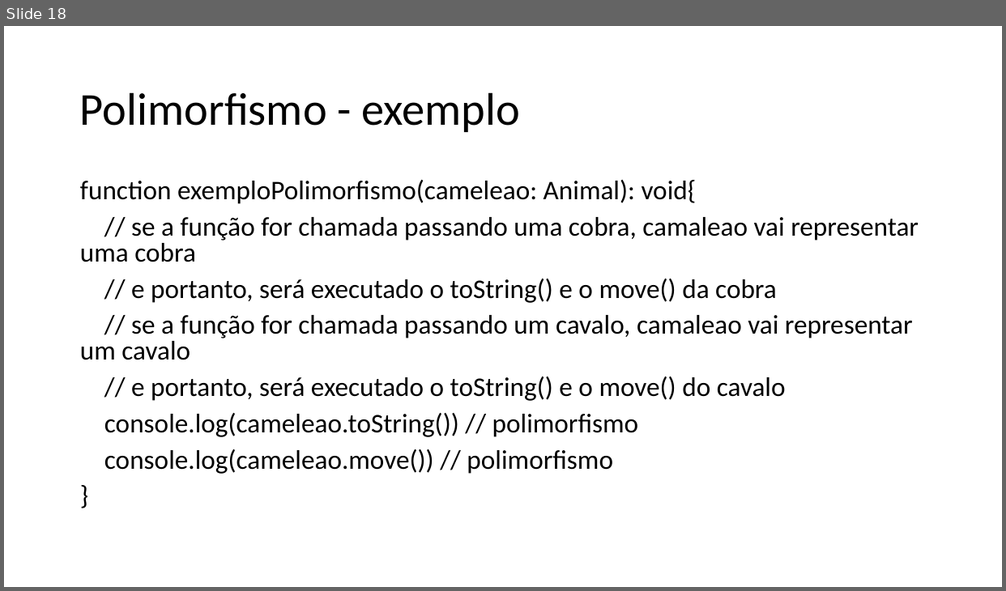
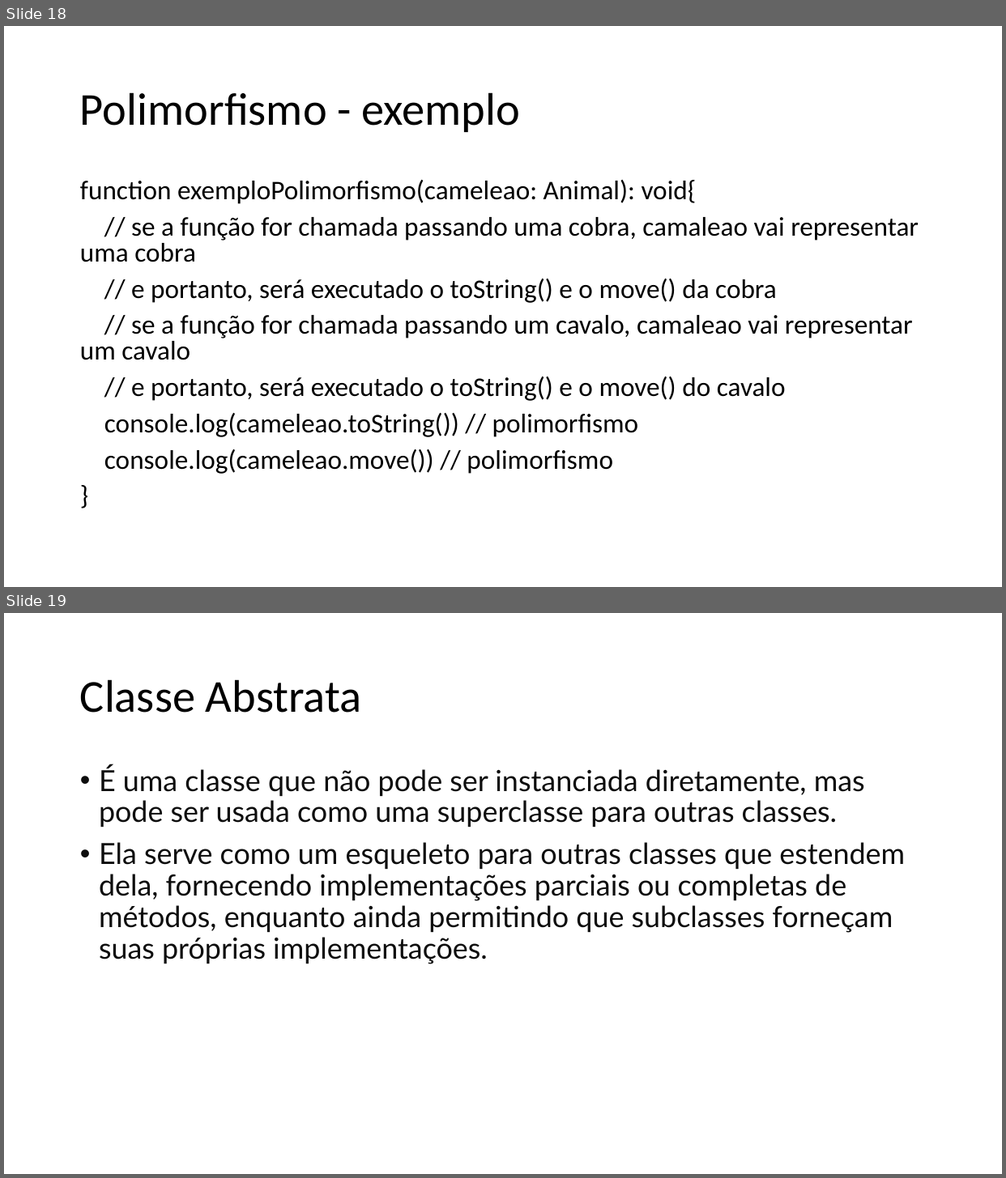
Before and after one commit to dfpires/poo-20241d, a slide deck: Herança (1).pptx. Shown one above the other, each under a label of ours: slide 18 before the commit, slides 18 and 19 after it. The pictures are 1006x591 and 1006x1178 pixels, drawn with LibreOffice and Linux fonts; fonts in the diff are those of the drawing. Boxes give left, top, right and bottom in pixels: in the first picture for what was removed or moved away, otherwise in the second. Text is boxed around its words. In the diff, an @@ line names an element or a change of style, - is before the commit and + after.

```diff
--- a/Herança (1).pptx
+++ b/Herança (1).pptx
@@ slide 19 added at [4, 613, 1002, 1174], background #FFFFFF @@
@@ title added at [80, 679, 362, 713], 44 pt, text #000000 @@
+Classe Abstrata
@@ text added at [99, 766, 905, 965], 28 pt, text #0D0D0D @@
+• É uma classe que não pode ser instanciada diretamente, mas pode ser usada como uma superclasse para outras classes.
+• Ela serve como um esqueleto para outras classes que estendem dela, fornecendo implementações parciais ou completas de métodos, enquanto ainda permitindo que subclasses forneçam suas próprias implementações.
```
Also in this commit, not shown: 2 slides changed, 2 other slides added.
